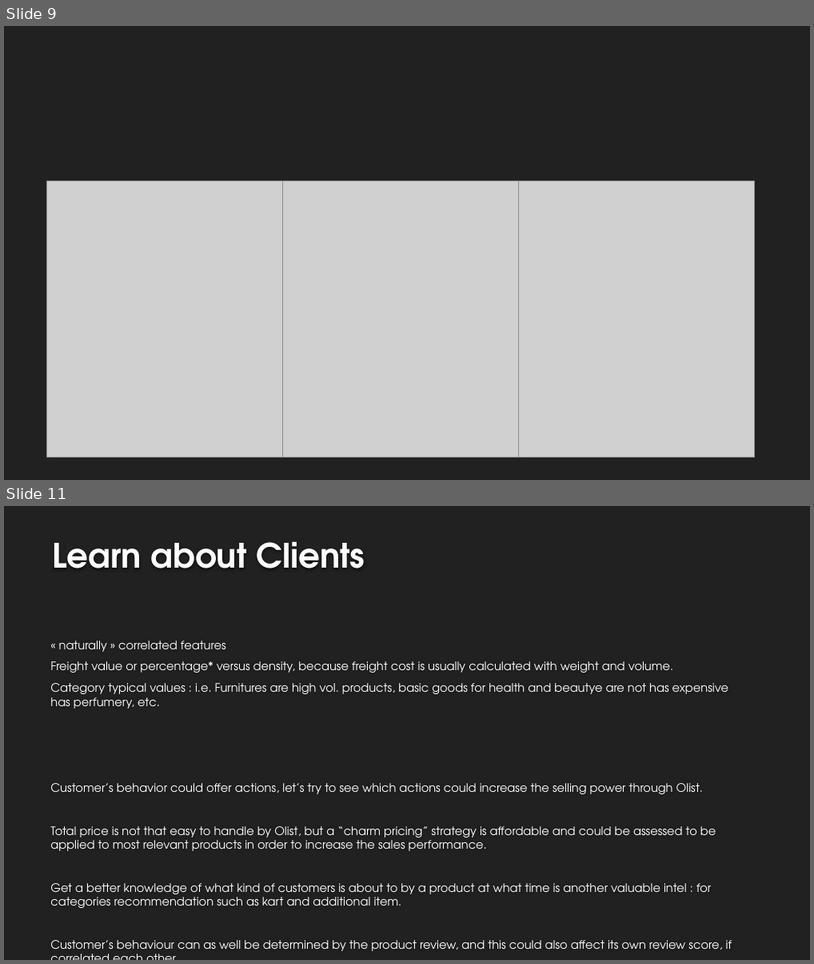
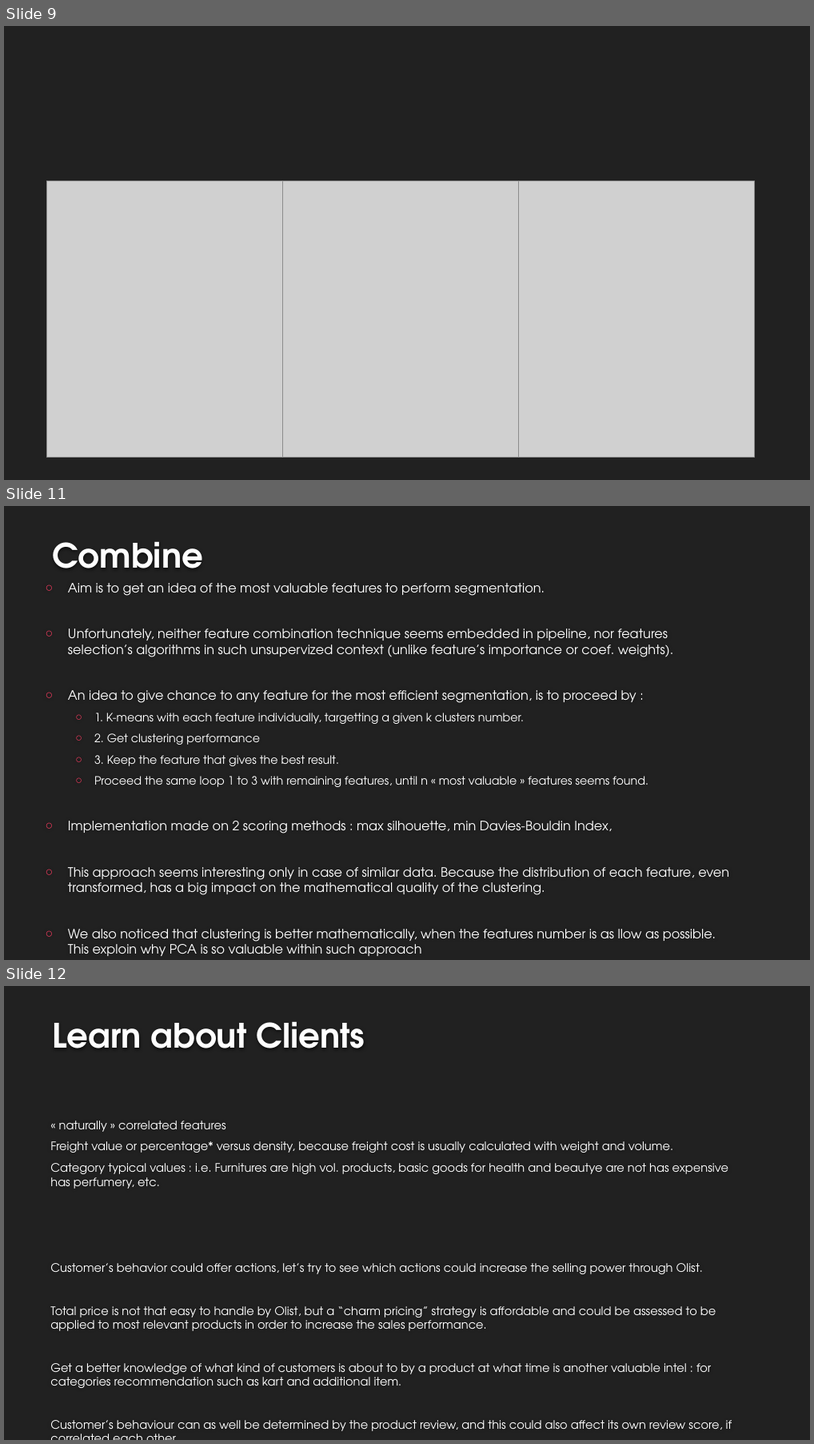
Before and after one commit to EtienneLardeur/P5_CustomerSegmentation, a slide deck: P5Olist_Présentation_initiale.pptx. Shown one above the other, each under a label of ours: slides 9 and 11 before the commit, slides 9, 11 and 12 after it; the slides between them are not shown. The pictures are 814x964 and 814x1444 pixels, drawn with LibreOffice and Linux fonts; fonts in the diff are those of the drawing; grey boxes stand for pictures; background and template pictures are left out. Boxes give left, top, right and bottom in pixels: in the first picture for what was removed or moved away, otherwise in the second. Text is boxed around its words. In the diff, an @@ line names an element or a change of style, - is before the commit and + after.

```diff
--- a/P5Olist_Présentation_initiale.pptx
+++ b/P5Olist_Présentation_initiale.pptx
@@ slide 11 added at [4,506,810,960], background #212121 @@
@@ title added at [52,541,203,568], 40 pt, text #FEFEFE, bold @@
+Combine
@@ text added at [68,628,730,956], 15.3 pt, text #FFFFFF @@
+○ Aim is to get an idea of the most valuable features to perform segmentation.
+○ Unfortunately, neither feature combination technique seems embedded in pipeline, nor features selection’s algorithms in such unsupervized context (unlike feature’s importance or coef. weights).
+○ An idea to give chance to any feature for the most efficient segmentation, is to proceed by :
+  ○ 1. K-means with each feature individually, targetting a given k clusters number.
+  ○ 2. Get clustering performance
+  ○ 3. Keep the feature that gives the best result.
+  ○ Proceed the same loop 1 to 3 with remaining features, until n « most valuable » features seems found.
+○ Implementation made on 2 scoring methods : max silhouette, min Davies-Bouldin Index,
+○ This approach seems interesting only in case of similar data. Because the distribution of each feature, even transformed, has a big impact on the mathematical quality of the clustering.
+○ We also noticed that clustering is better mathematically, when the features number is as llow as possible. This exploin why PCA is so valuable within such approach
@@ what was slide 11 is now slide 12 @@
```
Also in this commit, not shown: 6 slides changed, 1 other slide added, 1 slide removed.
